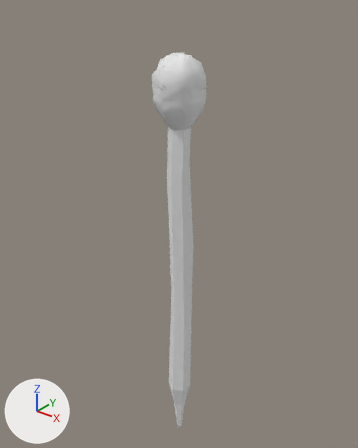
Two versions of the Blender file Content/Environment/Pickupable/Torches/Meshes/SM_Torches_001.blend, one commit apart.
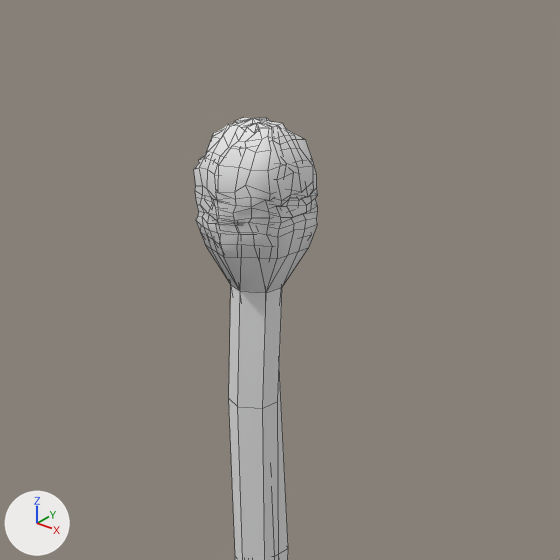
Each version is shown whole from a 50 mm camera at (0.565, -0.708, 0.863) aimed at (-0.023, 0.028, 0.407), then close up on the part from 18% to 88% of the width and 0% to 56% of the height. Arrows for +X, +Y and +Z are at lower left; the lights stay in place. The close-ups show mesh edges as thin lines.

In view in the first close-up: 'Torch', 'TorchV2'.
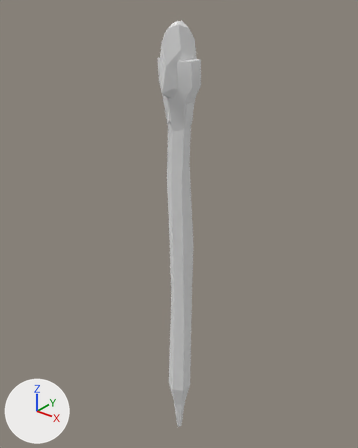
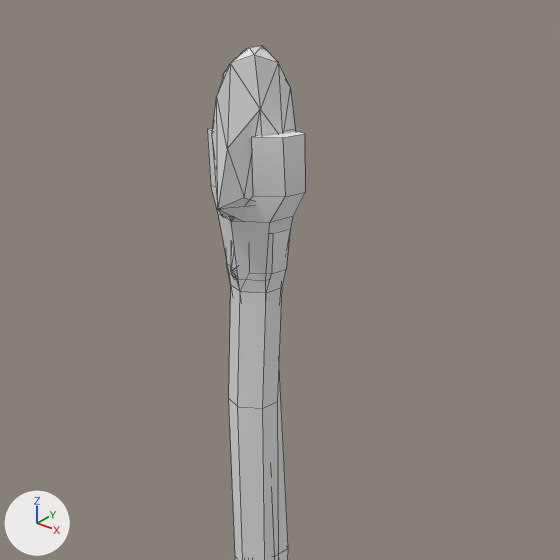
What differs and where, as boxes [x1, y1, x2, y2] in the close-ups (560 x 560 px):
'TorchV2', reshaped
    before: [194, 117, 318, 560]
    after: [226, 229, 290, 560]
'Torch', reshaped
    before: [199, 123, 314, 560]
    after: [207, 46, 305, 560]
part 1 of me_circle_001, added
    after: [212, 46, 296, 221]
part 2 of me_circle_001, cut back
    before: [199, 123, 314, 254]
    after: [207, 129, 305, 280]
part 4 of me_circle, added
    after: [231, 248, 237, 279]
part 5 of me_circle, cut back
    before: [194, 117, 318, 293]
    after: [226, 229, 290, 293]

Edits to the bpy script that builds the scene:
```text
Add mat_coal_001:
    mat_coal_001 = diffuse_material('Coal.001')
    mat_coal_001.base_color = (0.8, 0.8, 0.8)  # white #e7e7e7
Change me_circle_001:
    used by ob_torch; location = (0.0, 0.0, 0.0); scale = (0.0491, 0.0483, 0.0784)
    remove me_circle_001.from_pydata(...)  # 259 vertices, 270 faces; spans x -0.83..0.9, y -1.0..0.86, z -1.76..9.59
    add me_circle_001.from_pydata(...)  # 98 vertices, 124 faces; spans x -0.76..0.79, y -1.01..0.96, z -1.76..10.28
    me_circle_001 part 1: a new loose piece of 34 vertices spanning x -0.46..0.45, y -1.01..0.96, z 8.64..10.28, in mat_cloth (white #e7e7e7)
    me_circle_001 part 2
    217 vertices are removed from x -0.83..0.9, y -1.0..0.86, z 8.49..9.59
    234 faces are deleted
    22 vertices are added at x -0.76..0.79, y -0.66..0.6, z 8.68..9.5
    24 new faces join them, mat_stick (white #e7e7e7), smooth
    me_circle_001 part 3: the surface is now shaded flat
Change me_circle:
    used by ob_torchv2; location = (0.0, 0.0, 0.0); scale = (0.0487, 0.0479, 0.0771)
    remove me_circle.from_pydata(...)  # 259 vertices, 270 faces; spans x -0.93..0.92, y -1.03..1.06, z -1.76..9.78
    remove me_circle.materials.append(mat_cloth)  # white #e7e7e7
    add me_circle.from_pydata(...)  # 92 vertices, 118 faces; spans x -0.5..0.52, y -0.55..0.76, z -1.76..9.87
    me_circle part 4: a new loose piece of 34 vertices spanning x -0.37..0.26, y -0.55..0.76, z 8.1..9.87, in mat_coal_001 (white #e7e7e7)
    me_circle part 5
    217 vertices are removed from x -0.93..0.92, y -1.03..1.06, z 8.48..9.78
    234 faces are deleted
    16 vertices are added at x -0.5..0.52, y -0.45..0.45, z 8.28..8.7
    18 new faces join them, mat_stick (white #e7e7e7), smooth
    me_circle part 6: the surface is now shaded flat
    add me_circle.materials.append(mat_coal_001)  # white #e7e7e7
```
